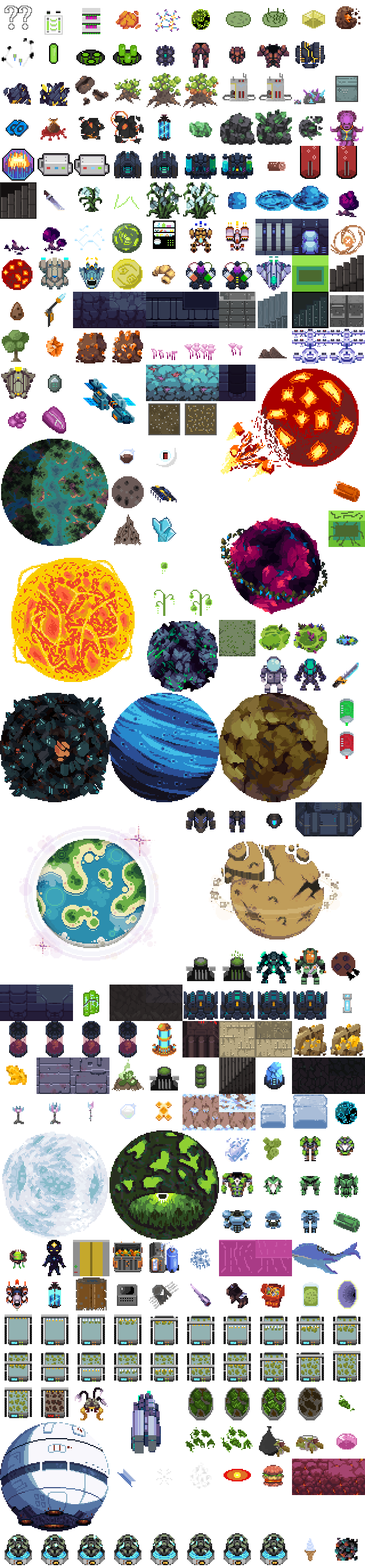
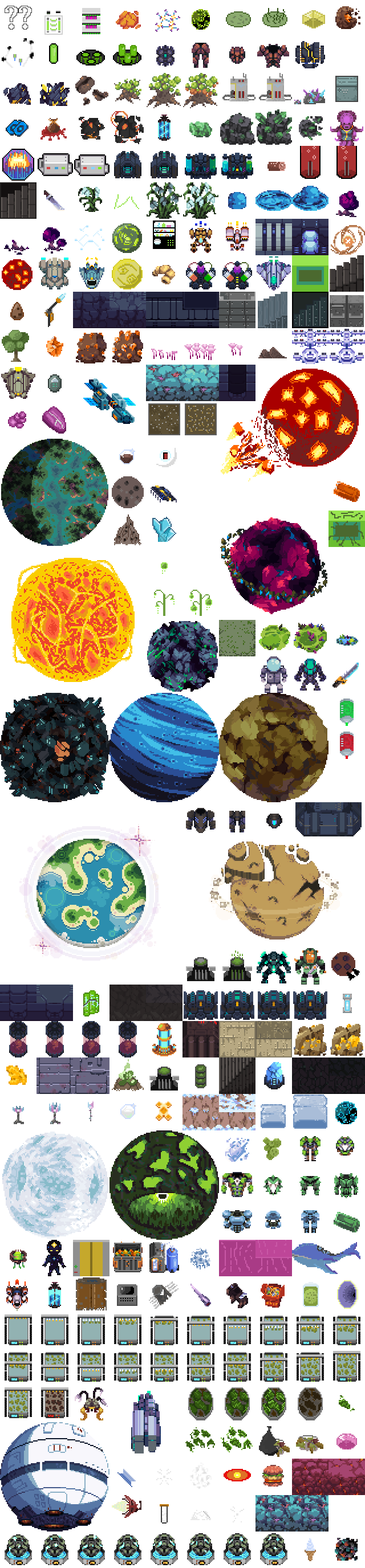
Layered file, before and after one edit (365 x 1568). Changes by layer:
added layer "cns-stimulant" above "comet" over [159, 1504, 169, 1524]
added layer "energy-blade" above "exodium" over [111, 1495, 142, 1518]
added layer "protein-powder" above "primordial-ooze-pool-old" over [190, 1509, 211, 1521]
added layer "silk-fragment" above "silk" over [230, 1506, 244, 1523]
added layer "wall-ship-water-damaged" (1st of 2) above "wall-ship-water-damaged" over [255, 1495, 292, 1532]
added layer "wall-ship-water-damaged" (2nd of 2) above "wall-ship-damaged" over [291, 1495, 329, 1532]
